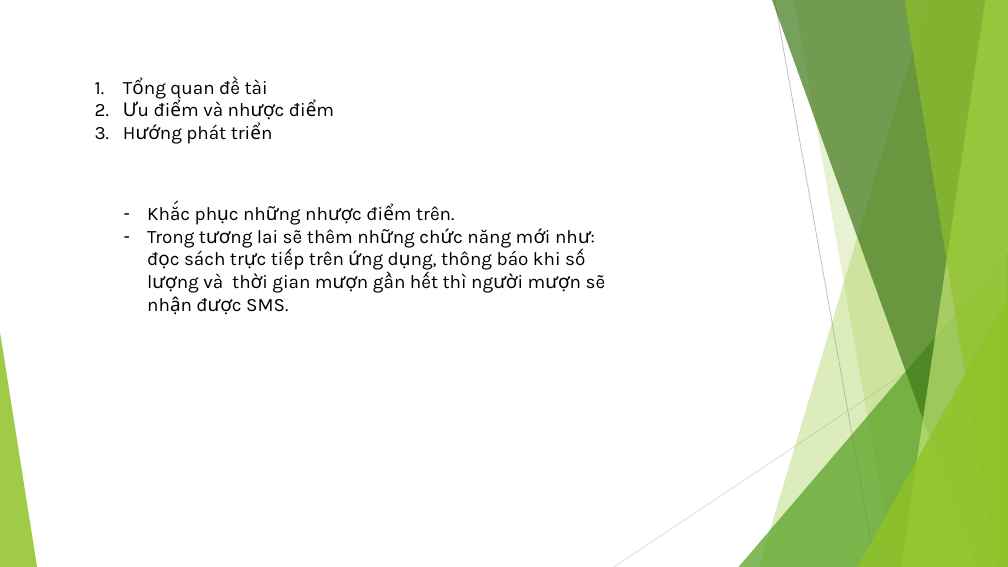
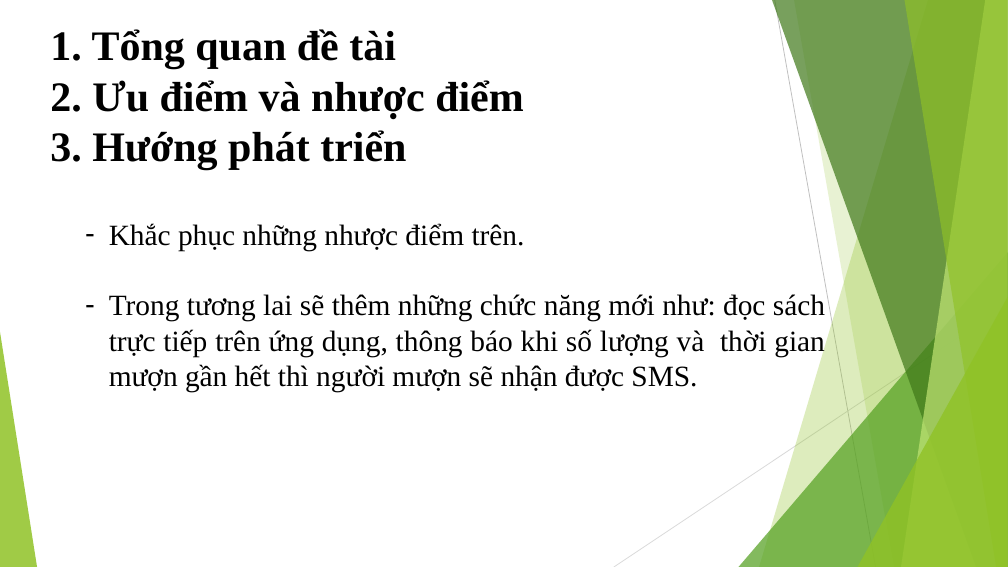
Before and after one commit to levanquoc123/DoAn1-QLTV-, a slide deck: slide 11 of doan1.pptx. Drawn at 1008x567 pixels with LibreOffice and Linux fonts; fonts in the diff are those of the drawing. Boxes give left, top, right and bottom in pixels: in the first picture for what was removed or moved away, otherwise in the second. Text is boxed around its words. In the diff, an @@ line names an element or a change of style, - is before the commit and + after.

```diff
--- a/doan1.pptx
+++ b/doan1.pptx
@@ text "Tổng quan đề tài": place and size @@
-text "Tổng quan đề tài" at [123, 79, 268, 144]
+text "Tổng quan đề tài" at [92, 29, 524, 169]
@@ text "Tổng quan đề tài" at [92, 29, 524, 169]: size 18 to 40 pt, font Karla to Times New Roman, bold on @@
@@ text "Khắc phục những nhược điểm ...": place and size @@
-text "Khắc phục những nhược điểm ..." at [147, 206, 598, 312]
+text "Khắc phục những nhược điểm ..." at [109, 223, 825, 392]
@@ text "Khắc phục những nhược điểm ..." at [109, 223, 825, 392]: size 18 to 28 pt, font Karla to Times New Roman; alignment left to justified @@
```
Also in this commit, not shown: 10 other slides changed.
